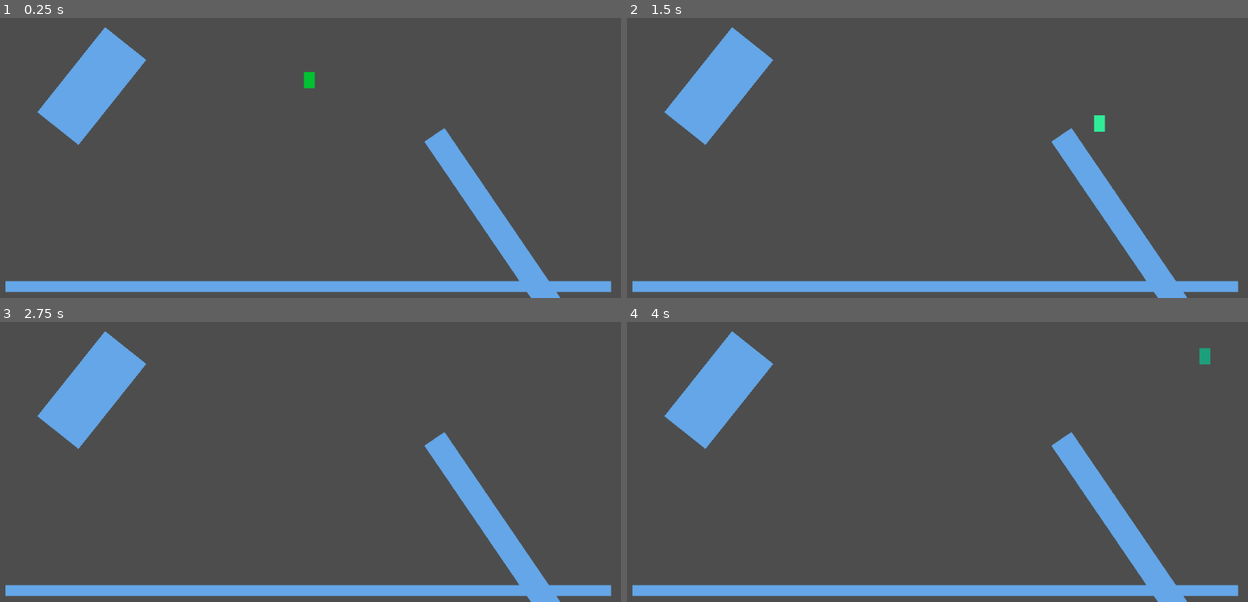
Above: before the commit, frames 1-4 (two rows, left to right).
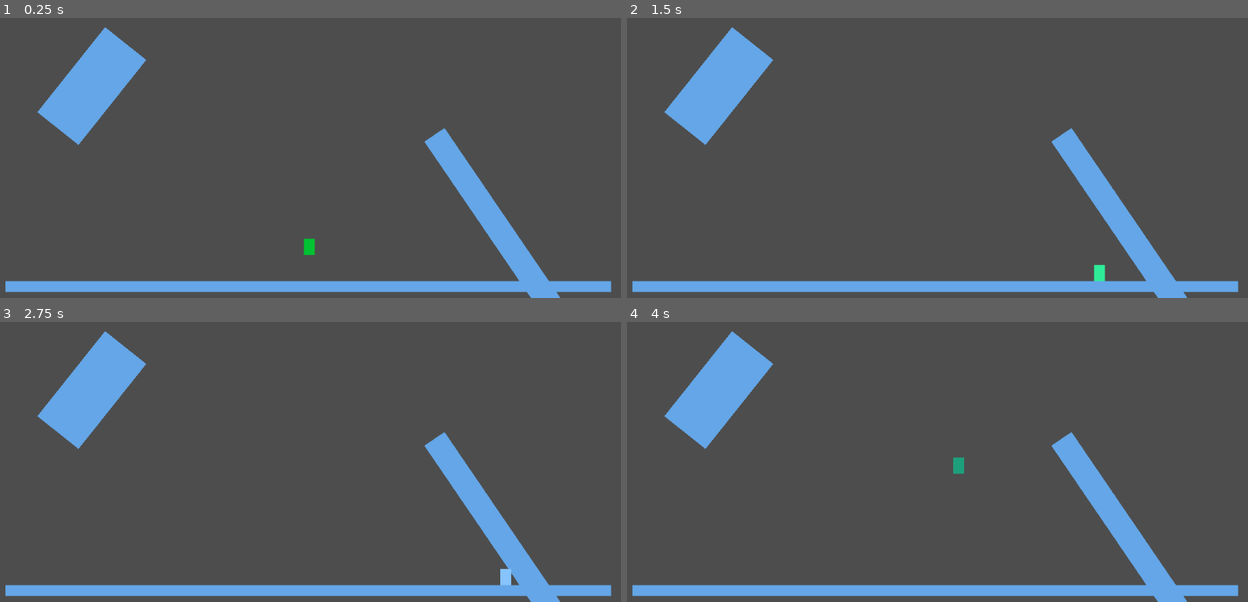
Above: after the commit, the same moments.

Repository: WellHatchedOne/sea-np-gmtk2024
Game: Godot game, scene res://main.tscn
Two runs of this game, one before a commit and one after it. Both use one fixed random seed, a clock stepped at 60 frames per second and the inputs below. Before the commit the project starts from res://Max/maxs_main.tscn.
Inputs:
- Up to frame 1 (0.25 s): no input
- Up to frame 2 (1.5 s): tap Enter at 0.5 s; hold D (move_right) 0.53-1.28 s; hold Space (change_color) 0.53-1.28 s; hold S (move_down) from 1.28 s (still down); tap Space (change_color) at 1.35 s
- Up to frame 3 (2.75 s): release S (move_down) at 2.03 s; hold D (move_right) from 2.03 s (still down); hold Space (change_color) from 2.03 s (still down)
- Up to frame 4 (4 s): release D (move_right) at 2.78 s; release Space (change_color) at 2.78 s; hold W (move_up) 2.78-3.53 s; tap Space (change_color) at 2.85 s; hold A (move_left) from 3.53 s (still down); hold Space (change_color) from 3.53 s (still down)

The runs differ from the first frame. In frame 1, 0.2% of the frame differs, in the area x 48-51%, y 19-85%; in frame 2, 0.2%, in the area x 75-78%, y 34-95%; in frame 3, 0.1%; in frame 4, 0.2%.

Commit message:
Set main scene back to main

Diff:
--- a/project.godot
+++ b/project.godot
@@ -11,7 +11,7 @@
 [application]
 
 config/name="sea-np-gmtk2024"
-run/main_scene="res://Max/maxs_main.tscn"
+run/main_scene="res://main.tscn"
 config/features=PackedStringArray("4.2", "Forward Plus")
 config/icon="res://icon.svg"
 
